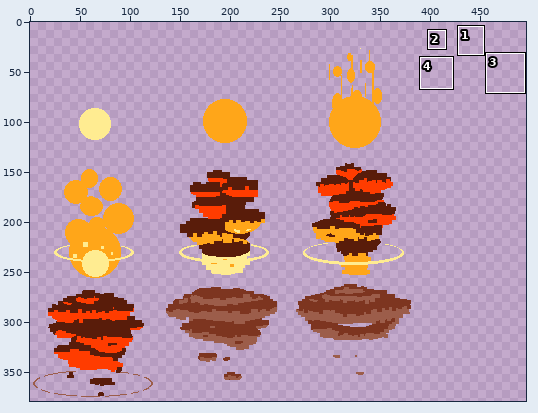
Two versions of one sprite sheet, images/explosion-sheet0.png. Above: a wide view before the commit, with the close-up outlined.
Close-up. Before:
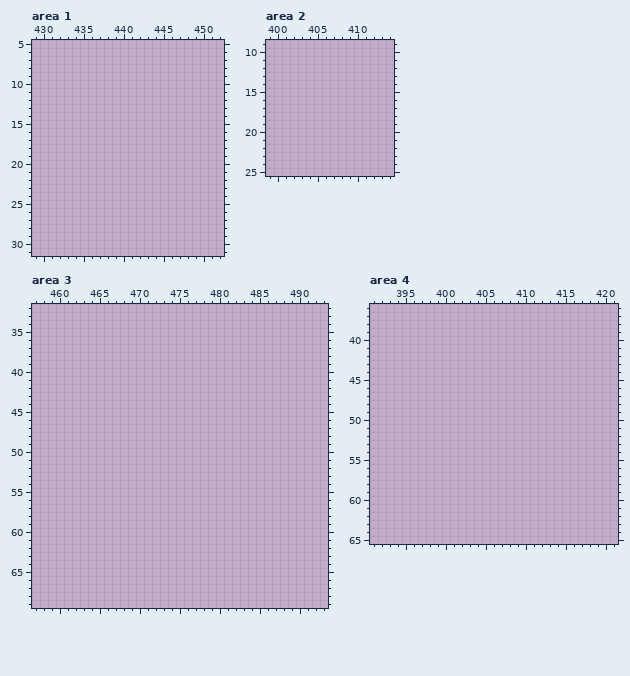
The file is 512x512 pixels. Shown: area 1: x 429..452, y 5..31; area 2: x 399..414, y 9..25; area 3: x 457..493, y 32..69; area 4: x 391..421, y 36..65. The wide view leaves out empty margins. The commit also changed other parts of the picture, which this record leaves out.
Palette (. is transparent): 
And afterwards:
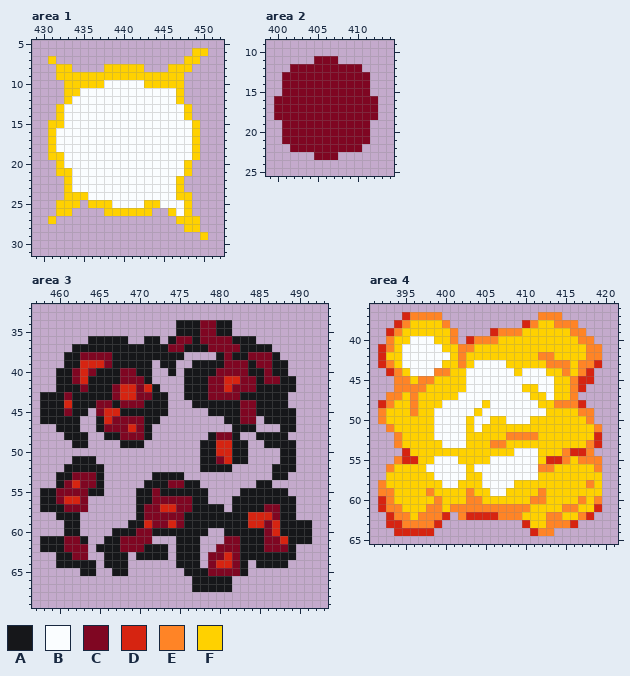
Colours new in this view: A #16171a  B #fafdff  C #7f0622  D #d62411  E #ff8426  F #ffd100
What changed:
Area 1:
y 6: x 449..450 .. -> FF
y 7: x 431 . -> F; x 448..449 .. -> FF
y 8: x 432..433 .. -> FF; x 438..442 ..... -> FFFFF; x 446..448 ... -> FFF
y 9: x 432..447 ................ -> FFFFFFFFFFFFFFFF
y 10: x 433..447 ............... -> FFFFFBBBBBFFFFF
y 11: x 433..447 ............... -> FFBBBBBBBBBBBBF
y 12: x 433..447 ............... -> FBBBBBBBBBBBBBF
y 13..14: x 432..448 ................. -> FBBBBBBBBBBBBBBBF
y 15: x 431..449 ................... -> FFBBBBBBBBBBBBBBBBF
y 16..18: x 431..449 ................... -> FBBBBBBBBBBBBBBBBBF
y 19: x 431..449 ................... -> FFBBBBBBBBBBBBBBBBF
y 20: x 432..448 ................. -> FBBBBBBBBBBBBBBBF
y 21: x 432..448 ................. -> FFBBBBBBBBBBBBBBF
y 22..23: x 433..447 ............... -> FBBBBBBBBBBBBBF
y 24: x 433..448 ................ -> FFFBBBBBBBBBBBFF
y 25: x 432..434 ... -> FFF; x 436..448 ............. -> FFFBBBBFFBBBF
y 26: x 432..433 .. -> FF; x 438..443 ...... -> FFFFFF; x 446..448 ... -> FBF
y 27: x 431 . -> F; x 447..449 ... -> FFF
y 28: x 448..449 .. -> FF
y 29: x 450 . -> F
Area 2:
y 11: x 405..407 ... -> CCC
y 12: x 402..410 ......... -> CCCCCCCCC
y 13..15: x 401..411 ........... -> CCCCCCCCCCC
y 16..18: x 400..412 ............. -> CCCCCCCCCCCCC
y 19..21: x 401..411 ........... -> CCCCCCCCCCC
y 22: x 402..410 ......... -> CCCCCCCCC
y 23: x 405..407 ... -> CCC
Area 3:
y 34..35: x 475..481 ....... -> AAACCAA
y 36: x 464..468 ..... -> AAAAA; x 471..472 .. -> AA; x 474..484 ........... -> ACCACCCCAAA
y 37: x 462..486 ......................... -> AAAAAAAAAAAACCAAACCCCAAAA
y 38: x 461..475 ............... -> AACCCCAAAAAAAAA; x 480..487 ........ -> ACAACCCA
y 39: x 461..471 ........... -> AADDDCAAAAA; x 473..474 .. -> AA; x 477..488 ............ -> AAAACCCACCAA
y 40: x 460..471 ............ -> AACDCAAACCAA; x 474 . -> A; x 476..488 ............. -> AAAACCCCAACAA
y 41: x 460..471 ............ -> AACDAAAACCCA; x 476..489 .............. -> AAACCDDCCACCAA
y 42: x 460..472 ............. -> AAACAAACDDCDA; x 476..489 .............. -> AAACCDCCCAAAAA
y 43: x 458..473 ................ -> AAACAAAAACDDCCAA; x 476..488 ............. -> AAACCCCAAAAAA
y 44: x 458..473 ................ -> AAADAAACCACCCAAA; x 477..488 ............ -> AAAAAACCAAAA
y 45: x 458..463 ...... -> AAACAA; x 465..473 ......... -> CDDAAAAAA; x 479..489 ........... -> AAAACCAAAAA
y 46: x 458..462 ..... -> AAAAA; x 465..472 ........ -> ADCCCCAA; x 481..484 .... -> AACC; x 486..489 .... -> AAAA
y 47: x 460..462 ... -> AAA; x 465..471 ....... -> ACCCDCA; x 482..484 ... -> AAA; x 488..489 .. -> AA
y 48: x 461..463 ... -> AAA; x 466..471 ...... -> AACCCA; x 479..482 .... -> ACCA; x 485..488 .... -> AAAA
y 49: x 462..463 .. -> AA; x 468..470 ... -> AAA; x 478..483 ...... -> AADDAA; x 486..489 .... -> AAAA
y 50: x 478..483 ...... -> AADDAA; x 488..489 .. -> AA
y 51: x 462..464 ... -> AAA; x 478..483 ...... -> AACDAA; x 488..489 .. -> AA
y 52: x 461..465 ..... -> AAAAA; x 478..481 .... -> AAAA; x 487..489 ... -> AAA
y 53: x 460..465 ...... -> AACCCA; x 472..475 .... -> AAAA; x 487..488 .. -> AA
y 54: x 460..465 ...... -> ACDCCA; x 471..477 ....... -> AAACCAA; x 485..486 .. -> AA
y 55: x 458..465 ........ -> AACCCCAA; x 470..478 ......... -> AACAAAAAA; x 483..488 ...... -> AAAAAA
y 56: x 458..463 ...... -> AACDDC; x 470..478 ......... -> AACCCCCAA; x 482..489 ........ -> AAAAAAAA
y 57: x 458..463 ...... -> AAACCC; x 470..480 ........... -> ACCDDCCAAAA; x 482..489 ........ -> AAAACCAA
y 58: x 460..462 ... -> AAA; x 470..489 .................... -> ACCCCCAAAAAAAADDDCAA
y 59: x 461..462 .. -> AA; x 469..491 ....................... -> AADCCDCAAAAAAAADDCDAAAA
y 60: x 461..462 .. -> AA; x 467..478 ............ -> AAACCAAAAAAA; x 481..491 ........... -> AAAAACDAAAA
y 61: x 458..463 ...... -> AAACCA; x 466..471 ...... -> AACCCC; x 475..477 ... -> AAA; x 481..491 ........... -> CCAAACCDAAA
y 62: x 458..463 ...... -> AAACCC; x 465..473 ......... -> AAACCCAAA; x 475..477 ... -> AAA; x 480..489 .......... -> CCCAAACCCA
y 63: x 460..463 .... -> AACC; x 466..468 ... -> AAA; x 470..473 .... -> AAAA; x 475..477 ... -> AAA; x 479..489 ........... -> CCDCAAAAAAA
y 64: x 460..464 ..... -> AAAAA; x 466..468 ... -> AAA; x 475..477 ... -> AAA; x 479..483 ..... -> CDDCA; x 485..488 .... -> AAAA
y 65: x 463..464 .. -> AA; x 467..468 .. -> AA; x 476..483 ........ -> AAACCCCA
y 66..67: x 477..481 ..... -> AAAAA
Area 4:
y 37: x 395..399 ..... -> DEEEE; x 412..414 ... -> EEE
y 38: x 394..400 ....... -> DEFFFFE; x 410..416 ....... -> DEFFEEE
y 39: x 393..401 ......... -> DEFFFFFFE; x 406..417 ............ -> DEEEFFFFFFEE
y 40: x 393..401 ......... -> EFFBBBFFE; x 403..418 ................ -> DEEEFFFFFFFFFFEE
y 41: x 392..419 ............................ -> DEFBBBBBFFEEFFFFFFFFFFFFFFEE
y 42: x 392..419 ............................ -> DFFBBBBBBFEFFFFFFFFFEEFFFFEE
y 43: x 392..419 ............................ -> DEFBBBBBFFEFBBBBFFFFFEEEFEED
y 44: x 393..418 .......................... -> DEFBBBEEFFBBBBBBFBBBFFEFED
y 45: x 394..418 ......................... -> EEFEEFFFFBBBBBBBBBBBFFEDD
y 46: x 394..417 ........................ -> EEEEFFFFFBBBBBBBFFBBFFED
y 47: x 393..416 ........................ -> EEFEFFFFFBBBBBBBBBFFBFFE
y 48: x 392..417 .......................... -> DEFFEFFFBBBBBFBBBBBBFFEEED
y 49: x 392..418 ........................... -> EFFFEFFBBBBBFBBBBBBBBFFFFEE
y 50: x 392..418 ........................... -> EFFFFFFBBBBFBBFFBBBFFFFFFFE
y 51: x 393..419 ........................... -> EFFFFFBBBBFBFFFFFFFFFFFFFFE
y 52: x 394..419 .......................... -> EFFFFBBBBFFFFFEEEEFFFFFFFD
y 53: x 394..419 .......................... -> EFFFFFBBBFFFEEFFFFFFFFFFED
y 54: x 395..418 ........................ -> DFFFFFFFFFFFFFBBBFFFEDDE
y 55: x 394..419 .......................... -> EDDFFBBBFFFFBBBBBBFDDEFEEE
y 56: x 393..419 ........................... -> EFFFFBBBBBFBBBBBBBBEEFFFFFE
y 57: x 393..419 ........................... -> FFFFFFBBBBFFBBBBBBBFFFFFFFF
y 58: x 392..419 ............................ -> EFFFFFFFBBFFFBBBBFFFFFFFFFEF
y 59: x 392..419 ............................ -> EEFFFFEFFFFEFFBBFFFFEFFFFFFF
y 60: x 392..419 ............................ -> DEFFFFFEFFFEEFFFFFFEEFFFFEFE
y 61: x 392..419 ............................ -> DEEFFFEEFEEEEEEEEEEFFFFEEFFD
y 62: x 393..400 ........ -> DEEFEEED; x 402..418 ................. -> EDDDDEEEFFFEEFFED
y 63: x 393..399 ....... -> DDEEEED; x 410..416 ....... -> DFFEEED
y 64: x 394..398 ..... -> DDDDD; x 411..413 ... -> DEE
Boxes around the changes in both close-ups, in picture pixels (x1, y1, x2, y2):
added: (48, 48, 208, 240)
added: (274, 56, 378, 160)
added: (40, 320, 312, 592)
added: (378, 312, 602, 536)
